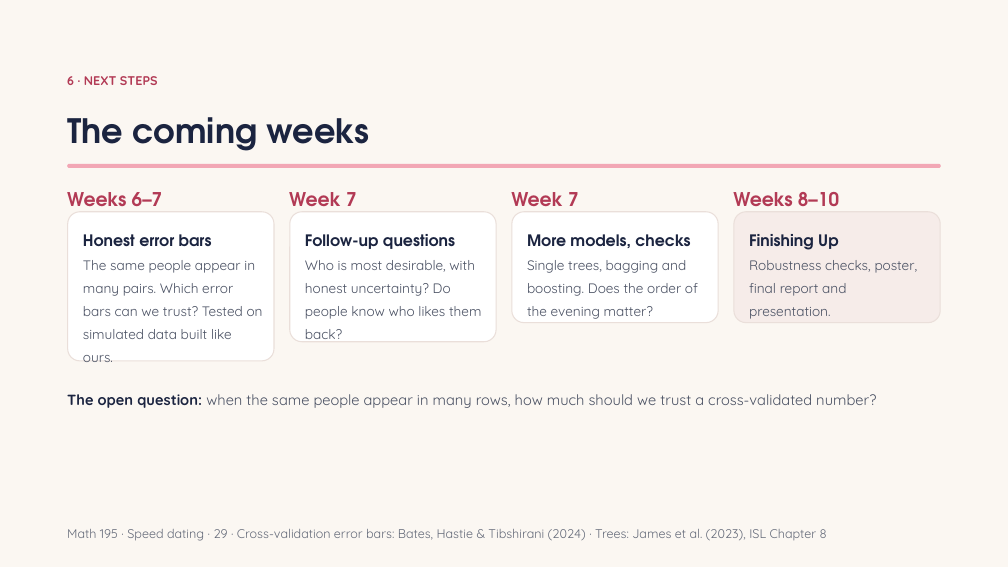
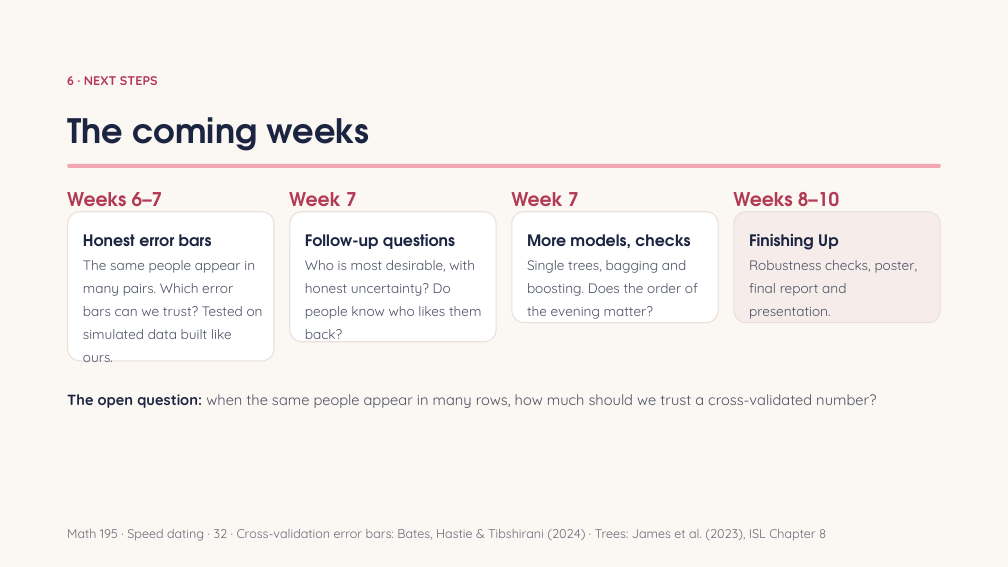
Before and after one commit to Abraham-y/math195-speed-dating, a slide deck: slide 35 of results/report_impl_slides_full.pptx (slide 29 before the commit). Drawn at 1008x567 pixels with LibreOffice and Linux fonts; fonts in the diff are those of the drawing. Boxes give left, top, right and bottom in pixels: in the first picture for what was removed or moved away, otherwise in the second. Text is boxed around its words. In the diff, an @@ line names an element or a change of style, - is before the commit and + after.

```diff
--- a/results/report_impl_slides_full.pptx
+++ b/results/report_impl_slides_full.pptx
@@ text at box(67, 529, 826, 541): text changed @@
-Math 195 · Speed dating · 29 · Cross-validation error bars: Bates, Hastie & Tibshirani (2024) · Trees: James et al. (2023), ISL Chapter 8
+Math 195 · Speed dating · 32 · Cross-validation error bars: Bates, Hastie & Tibshirani (2024) · Trees: James et al. (2023), ISL Chapter 8
```
Also in this commit, not shown: 24 other slides changed, 6 slides added, 6 other files.
